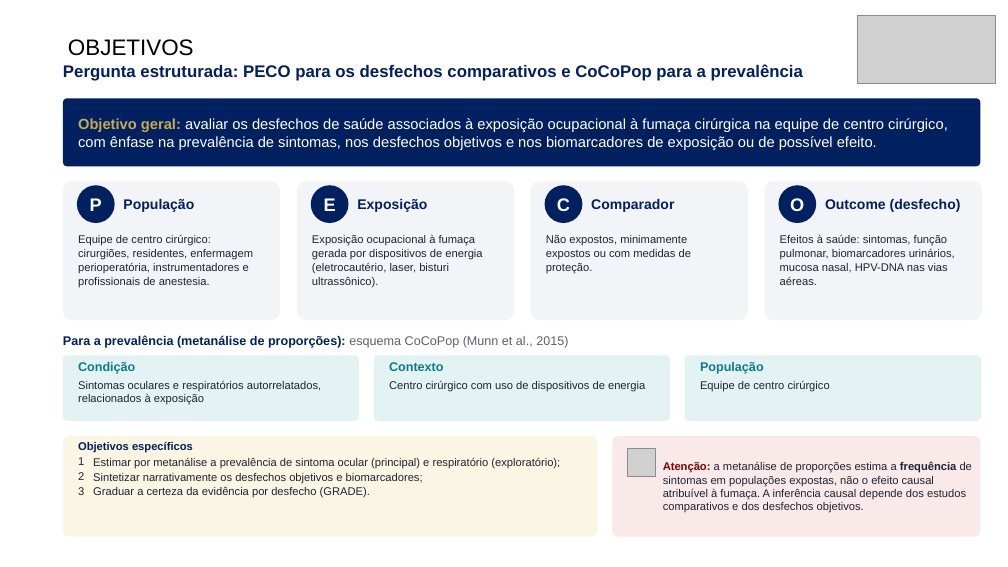
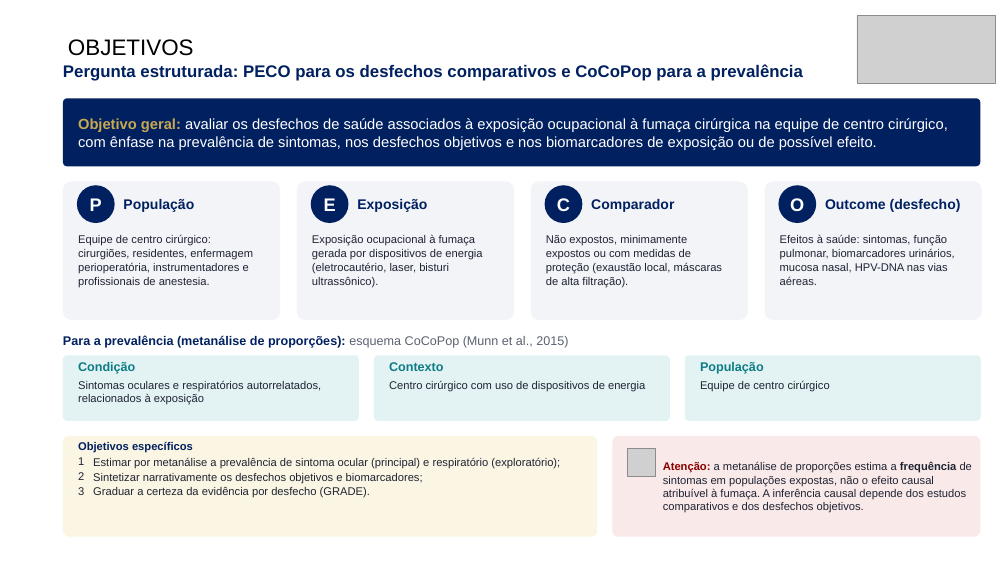
Before and after one commit to ravibuzz/IC-fumaca, a slide deck: slide 3 of apresentacao/SEMICA_Fumaca_Cirurgica_Baccaro.pptx. Drawn at 1008x567 pixels with LibreOffice and Linux fonts; fonts in the diff are those of the drawing; grey boxes stand for pictures; background and template pictures are left out. Boxes give left, top, right and bottom in pixels: in the first picture for what was removed or moved away, otherwise in the second. Text is boxed around its words. In the diff, an @@ line names an element or a change of style, - is before the commit and + after.

```diff
--- a/apresentacao/SEMICA_Fumaca_Cirurgica_Baccaro.pptx
+++ b/apresentacao/SEMICA_Fumaca_Cirurgica_Baccaro.pptx
@@ text at (546, 235, 722, 288): text changed @@
-Não expostos, minimamente expostos ou com medidas de proteção.
+Não expostos, minimamente expostos ou com medidas de proteção (exaustão local, máscaras de alta filtração).
```
Also in this commit, not shown: 14 other slides changed, 3 other files.
